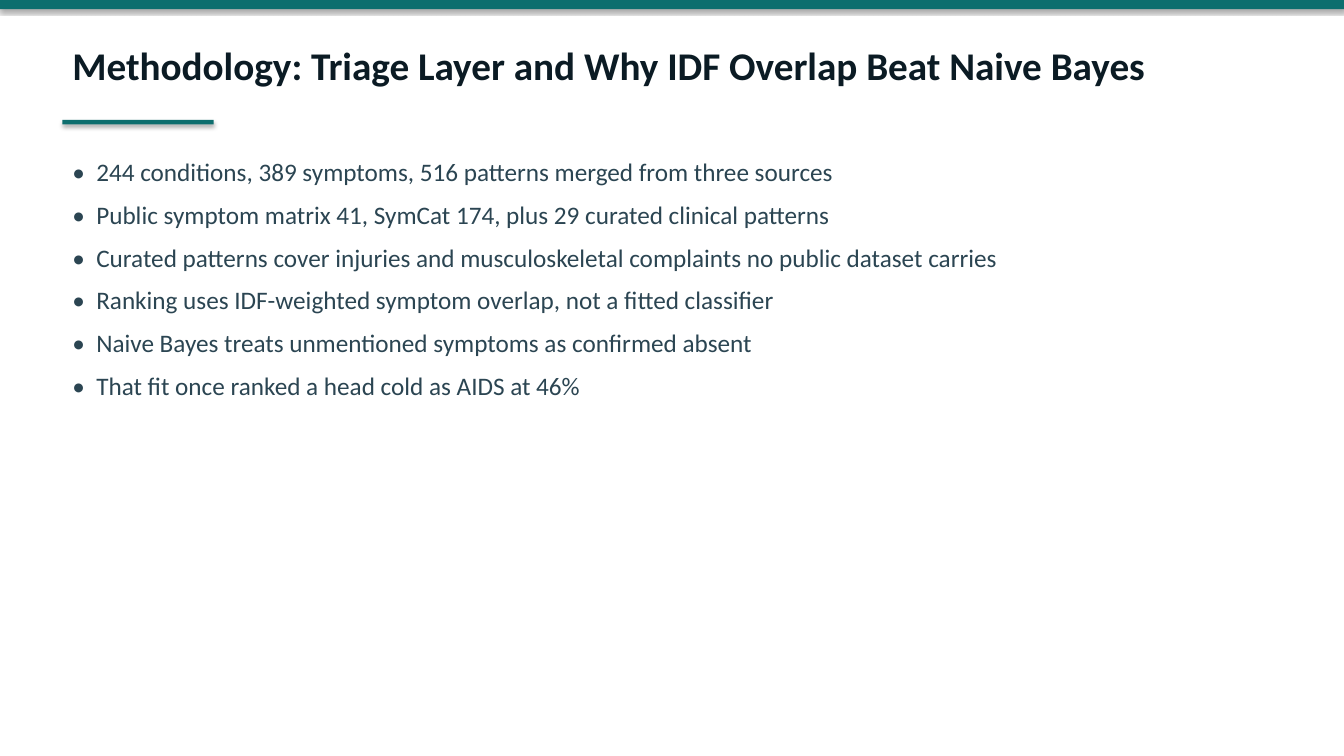
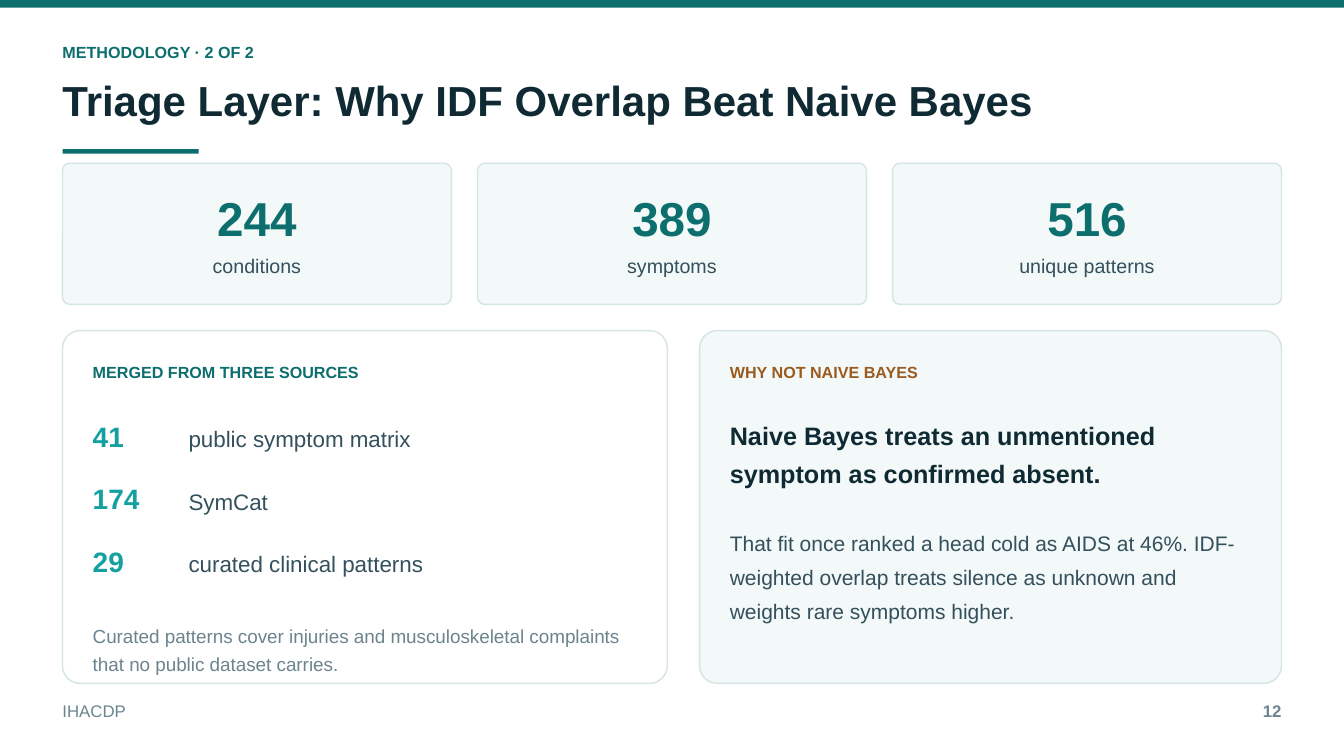
Before and after one commit to thanishq0110/IHACDP, a slide deck: slide 12 of docs/IHACDP_Presentation.pptx. Drawn at 1344x756 pixels with LibreOffice and Linux fonts; fonts in the diff are those of the drawing. Boxes give left, top, right and bottom in pixels: in the first picture for what was removed or moved away, otherwise in the second. Text is boxed around its words. In the diff, an @@ line names an element or a change of style, - is before the commit and + after.

```diff
--- a/docs/IHACDP_Presentation.pptx
+++ b/docs/IHACDP_Presentation.pptx
@@ rectangle at [0, 0, 1344, 7]: shadow off @@
@@ text added at [62, 46, 254, 58], 11.5 pt, text #0D6E6E, bold @@
+METHODOLOGY · 2 OF 2
@@ text at [62, 85, 1033, 125]: text changed; size 28 to 30 pt; font Calibri to Arial; text colour #0B1B24 to #0F2A33 @@
-Methodology: Triage Layer and Why IDF Overlap Beat Naive Bayes
+Triage Layer: Why IDF Overlap Beat Naive Bayes
@@ rectangle at [63, 149, 199, 153]: shadow off @@
@@ rectangle: place and size @@
-rectangle at [63, 120, 214, 124]
+rectangle at [63, 149, 199, 153]
@@ rounded rectangle added at [63, 163, 452, 304], fill #F3F8F8, outline #D5E4E4 1 pt @@
@@ text removed at [96, 163, 996, 395] @@
-• 244 conditions, 389 symptoms, 516 patterns merged from three sources
-• Public symptom matrix 41, SymCat 174, plus 29 curated clinical patterns
-• Curated patterns cover injuries and musculoskeletal complaints no public dataset carries
-• Ranking uses IDF-weighted symptom overlap, not a fitted classifier
-• Naive Bayes treats unmentioned symptoms as confirmed absent
-• That fit once ranked a head cold as AIDS at 46%
@@ rounded rectangle added at [478, 163, 867, 304], fill #F3F8F8, outline #D5E4E4 1 pt @@
@@ rounded rectangle added at [893, 163, 1282, 304], fill #F3F8F8, outline #D5E4E4 1 pt @@
@@ text added at [217, 202, 296, 236], 34 pt, text #0D6E6E, bold @@
+244
@@ text added at [632, 202, 711, 237], 34 pt, text #0D6E6E, bold @@
+389
@@ text added at [1047, 202, 1126, 237], 34 pt, text #0D6E6E, bold @@
+516
@@ text added at [213, 258, 301, 273], 14 pt, text #33505C @@
+conditions
@@ text added at [627, 260, 716, 277], 14 pt, text #33505C @@
+symptoms
@@ text added at [1019, 258, 1155, 277], 14 pt, text #33505C @@
+unique patterns
@@ rounded rectangle added at [63, 331, 667, 684], fill #FFFFFF, outline #D5E4E4 1 pt @@
@@ rounded rectangle added at [700, 331, 1281, 684], fill #F3F8F8, outline #D5E4E4 1 pt @@
@@ text added at [93, 366, 359, 378], 11.5 pt, text #0D6E6E, bold @@
+MERGED FROM THREE SOURCES
@@ text added at [730, 366, 918, 378], 11.5 pt, text #9A5B1E, bold @@
+WHY NOT NAIVE BAYES
@@ text added at [93, 427, 124, 447], 20 pt, text #14A0A0, bold @@
+41
@@ text added at [189, 430, 411, 452], 16 pt, text #33505C @@
+public symptom matrix
@@ text added at [730, 426, 1155, 489], 18 pt, text #0F2A33, bold @@
+Naive Bayes treats an unmentioned symptom as confirmed absent.
@@ text added at [93, 489, 140, 509], 20 pt, text #14A0A0, bold @@
+174
@@ text added at [189, 494, 268, 515], 16 pt, text #33505C @@
+SymCat
@@ text added at [730, 535, 1235, 624], 15 pt, text #33505C @@
+That fit once ranked a head cold as AIDS at 46%. IDF-weighted overlap treats silence as unknown and weights rare symptoms higher.
@@ text added at [93, 552, 124, 573], 20 pt, text #14A0A0, bold @@
+29
@@ text added at [189, 555, 423, 577], 16 pt, text #33505C @@
+curated clinical patterns
@@ text added at [93, 629, 619, 675], 13.5 pt, text #6B848E @@
+Curated patterns cover injuries and musculoskeletal complaints that no public dataset carries.
@@ text added at [62, 705, 125, 717], 12 pt, text #6B848E @@
+IHACDP
@@ text added at [1263, 705, 1282, 717], 12 pt, text #6B848E, bold @@
+12
```
Also in this commit, not shown: 18 other slides changed, 1 slide added, 1 slide removed, 14 other files.
